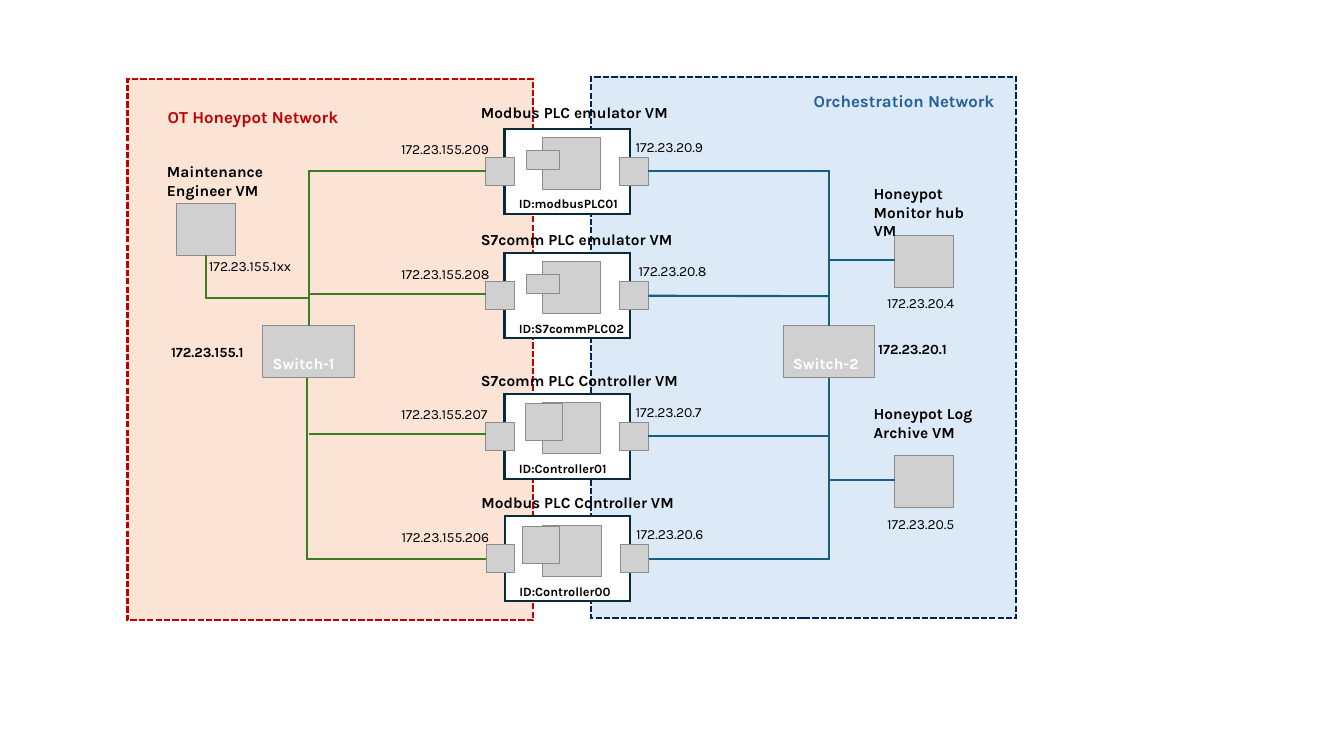
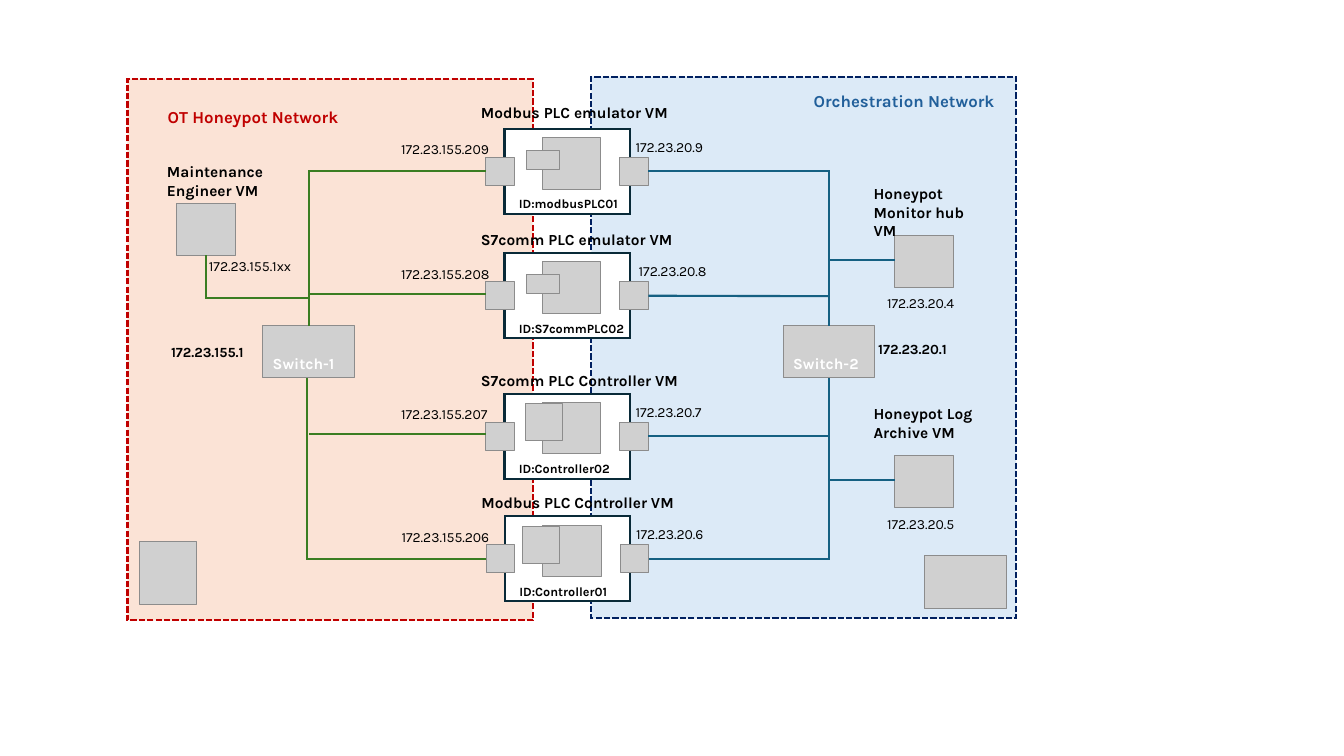
Before and after one commit to kuldeepsharma1/cyber-honey-pot, a slide deck: slide 5 of doc/designDoc.pptx. Drawn at 1344x756 pixels with LibreOffice and Linux fonts; fonts in the diff are those of the drawing; grey boxes stand for pictures. Boxes give left, top, right and bottom in pixels: in the first picture for what was removed or moved away, otherwise in the second. Text is boxed around its words. In the diff, an @@ line names an element or a change of style, - is before the commit and + after.

```diff
--- a/doc/designDoc.pptx
+++ b/doc/designDoc.pptx
@@ text at (x1=519, y1=464, x2=610, y2=473): text changed @@
-ID:Controller01
+ID:Controller02
@@ picture added at (x1=140, y1=541, x2=197, y2=605) @@
@@ picture added at (x1=925, y1=557, x2=1007, y2=609) @@
@@ text at (x1=519, y1=587, x2=607, y2=596): text changed @@
-ID:Controller00
+ID:Controller01
```
Also in this commit, not shown: 6 other files.
